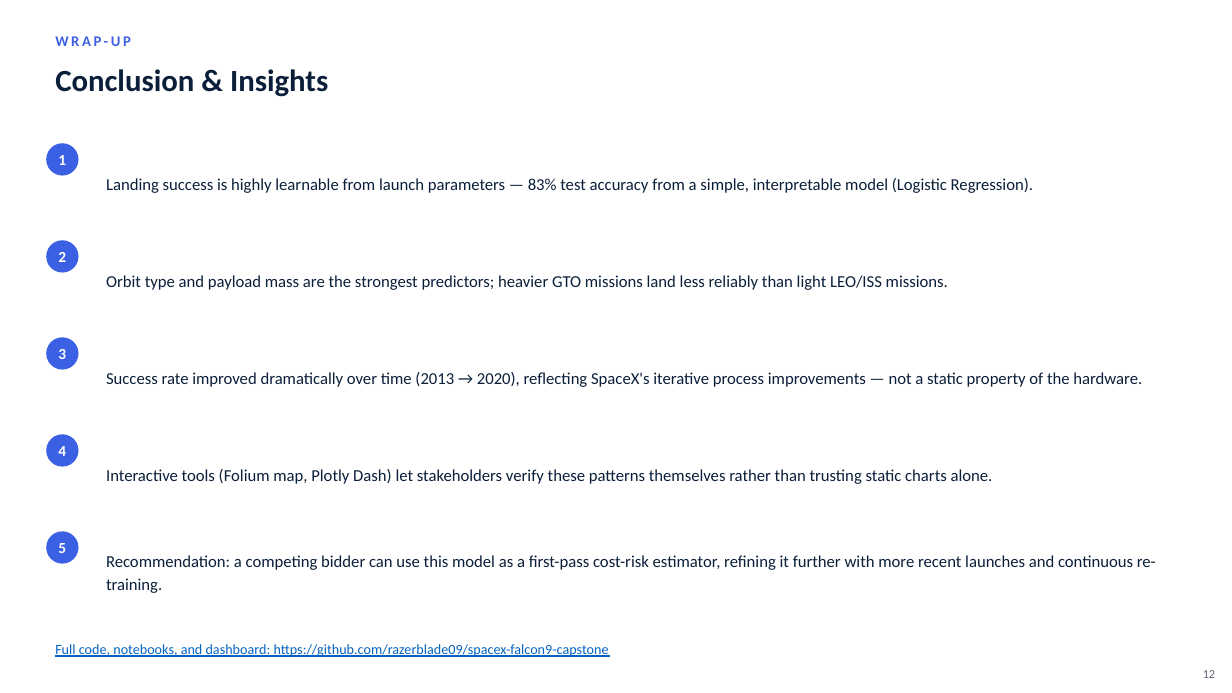
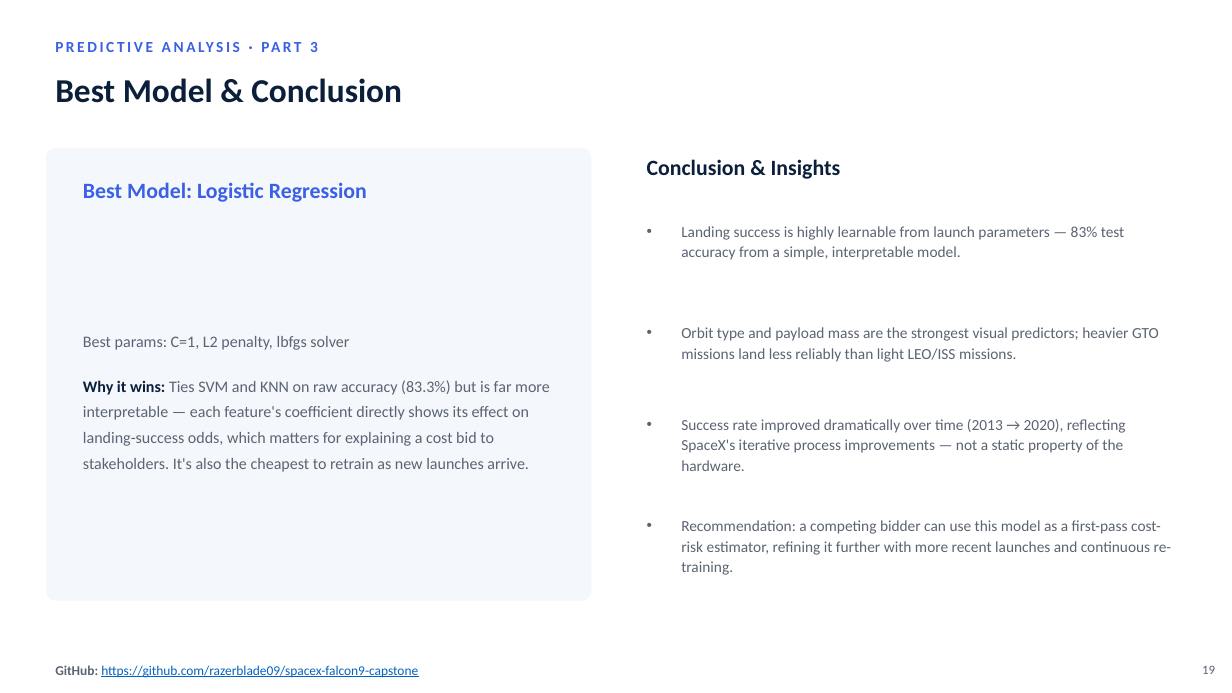
Before and after one commit to razerblade09/spacex-falcon9-capstone, a slide deck: slide 19 of Data_Science_Capstone_Presentation.pptx (slide 12 before the commit). Drawn at 1232x693 pixels with LibreOffice and Linux fonts; fonts in the diff are those of the drawing. Boxes give left, top, right and bottom in pixels: in the first picture for what was removed or moved away, otherwise in the second. Text is boxed around its words. In the diff, an @@ line names an element or a change of style, - is before the commit and + after.

```diff
--- a/Data_Science_Capstone_Presentation.pptx
+++ b/Data_Science_Capstone_Presentation.pptx
@@ text removed at box(55, 36, 131, 46) @@
-WRAP-UP
@@ text added at box(310, 42, 318, 52), 12 pt, text #3B60E4, bold @@
+PREDICTIVE ANALYSIS · PART 3
@@ text added at box(55, 78, 402, 103), 26 pt, text #0B1F3A, bold @@
+Best Model & Conclusion
@@ rounded rectangle removed at box(46, 143, 79, 176) @@
@@ rounded rectangle added at box(46, 148, 592, 601), fill #F4F7FC @@
@@ text "Conclusion & Insights": place and size @@
-text "Conclusion & Insights" at box(55, 69, 328, 97)
+text "Conclusion & Insights" at box(647, 159, 841, 179)
@@ text "Conclusion & Insights" at box(647, 159, 841, 179): size 24 to 17 pt @@
@@ text removed at box(58, 155, 66, 165) @@
-1
@@ text added at box(83, 182, 367, 202), 17 pt, text #3B60E4, bold @@
+Best Model: Logistic Regression
@@ text at box(681, 226, 1125, 260): text changed; size 13 to 12 pt; text colour #0B1F3A to #5B6472 @@
-Landing success is highly learnable from launch parameters — 83% test accuracy from a simple, interpretable model (Logistic Regression).
+• Landing success is highly learnable from launch parameters — 83% test accuracy from a simple, interpretable model.
@@ rounded rectangle removed at box(46, 240, 79, 273) @@
@@ text removed at box(58, 252, 66, 262) @@
-2
@@ text at box(681, 327, 1159, 362): text changed; size 13 to 12 pt; text colour #0B1F3A to #5B6472 @@
-Orbit type and payload mass are the strongest predictors; heavier GTO missions land less reliably than light LEO/ISS missions.
+• Orbit type and payload mass are the strongest visual predictors; heavier GTO missions land less reliably than light LEO/ISS missions.
@@ rounded rectangle removed at box(46, 337, 79, 370) @@
@@ text removed at box(58, 349, 66, 359) @@
-3
@@ text added at box(83, 336, 550, 472), 12.5 pt, text #5B6472 @@
+Best params: C=1, L2 penalty, lbfgs solver
+Why it wins: Ties SVM and KNN on raw accuracy (83.3%) but is far more interpretable — each feature's coefficient directly shows its effect on landing-success odds, which matters for explaining a cost bid to stakeholders. It's also the cheapest to retrain as new launches arrive.
@@ text "Success rate improved dramatically over ..." at box(681, 419, 1126, 471): size 13 to 12 pt, text colour #0B1F3A to #5B6472; bullet none to •; line spacing 18pt to 16pt @@
@@ text "Success rate improved dramatically over ...": place and size @@
-text "Success rate improved dramatically over ..." at box(106, 372, 1142, 387)
+text "Success rate improved dramatically over ..." at box(681, 419, 1126, 471)
@@ rounded rectangle removed at box(46, 434, 79, 467) @@
@@ text removed at box(58, 446, 66, 456) @@
-4
@@ text removed at box(106, 469, 993, 484) @@
-Interactive tools (Folium map, Plotly Dash) let stakeholders verify these patterns themselves rather than trusting static charts alone.
@@ text "Recommendation: a competing bidder can ...": place and size @@
-text "Recommendation: a competing bidder can ..." at box(106, 555, 1156, 593)
+text "Recommendation: a competing bidder can ..." at box(681, 520, 1171, 575)
@@ text "Recommendation: a competing bidder can ..." at box(681, 520, 1171, 575): size 13 to 12 pt, text colour #0B1F3A to #5B6472; bullet none to •; line spacing 18pt to 16pt @@
@@ rounded rectangle removed at box(46, 531, 79, 564) @@
@@ text removed at box(58, 543, 66, 553) @@
-5
@@ text at box(55, 665, 418, 678): text changed; size 11 to 10.5 pt @@
-Full code, notebooks, and dashboard: https://github.com/razerblade09/spacex-falcon9-capstone
+GitHub: https://github.com/razerblade09/spacex-falcon9-capstone
@@ text added at box(1202, 666, 1215, 674), 10 pt, text #5B6472 @@
+19
@@ text removed at box(1203, 670, 1215, 678) @@
-12
```
Also in this commit, not shown: 11 other slides changed, 7 slides added, 20 other files.
